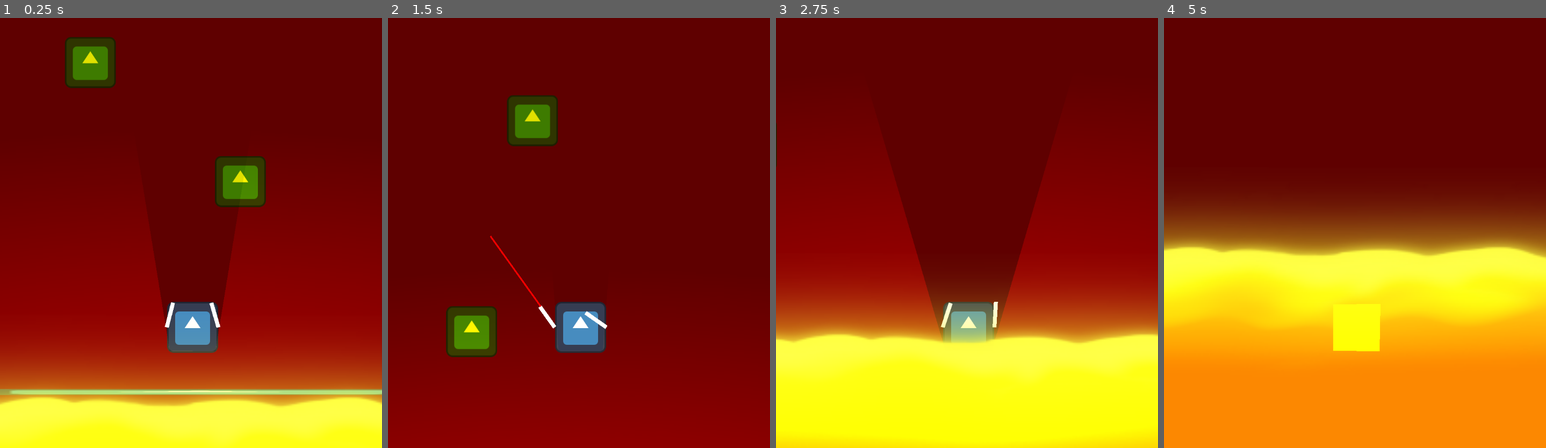
Above: before the commit, frames 1-4 (left to right).
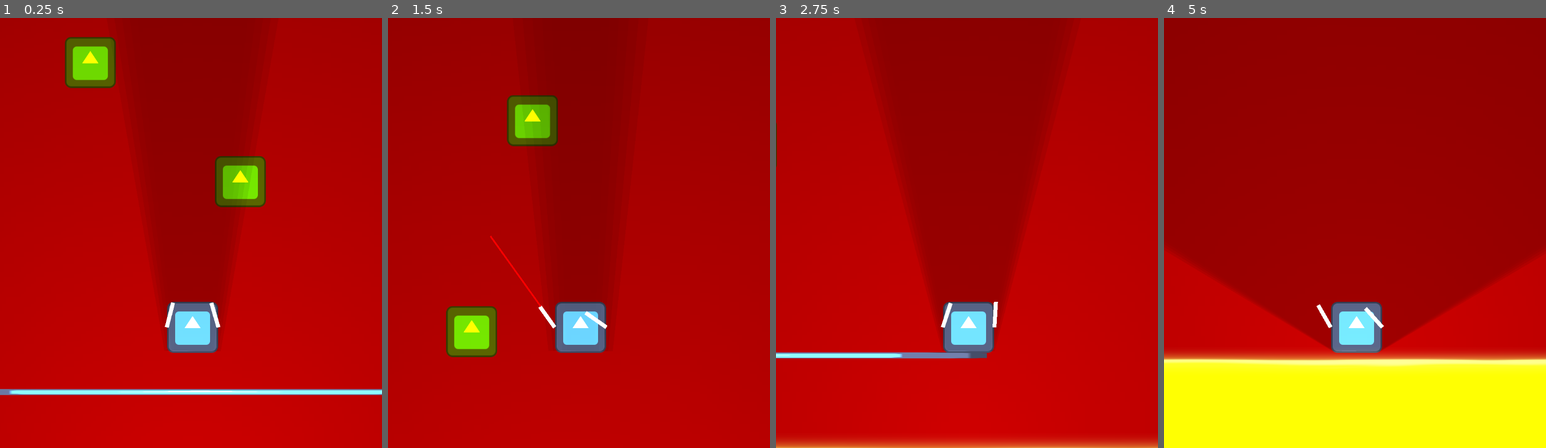
Above: after the commit, the same moments.

Repository: Z3BINI/mini_jam_june
Game: Godot game, scene res://scenes/world/testing_grounds.tscn
Two runs of this game, one before a commit and one after it. Both use one fixed random seed, a clock stepped at 60 frames per second and the inputs below. The project has no main scene, so this scene is started directly. The engine's default icon, where the game draws it, is replaced by a stand-in: a white triangle on a blue panel in a dark square.
Inputs (mouse positions are in pixels of both pictures, inside the frame that each line leads up to):
- Up to frame 1 (0.25 s): no input
- Up to frame 2 (1.5 s): move the mouse to (663, 211) at 0.52 s; hold D (move_right) 0.53-1.28 s; hold Space (boost) 0.53-1.28 s; move the mouse to (502, 254) at 1.27 s; hold A (move_left) from 1.28 s (still down); click (502, 254) at 1.35 s
- Up to frame 3 (2.75 s): move the mouse to (1005, 138) at 2.02 s; release A (move_left) at 2.03 s; hold D (move_right) from 2.03 s (still down); hold Right mouse button (shoot_grapple_right) from 2.03 s (still down)
- Up to frame 4 (5 s): move the mouse to (1335, 319) at 2.77 s; release Right mouse button (shoot_grapple_right) at 2.78 s; tap Space (boost) at 2.85 s; move the mouse to (1469, 297) at 3.52 s; release D (move_right) at 3.53 s; press the mouse at (1469, 297) at 3.53 s; hold A (move_left) from 3.53 s (still down); move the mouse to (1240, 168) at 4.27 s; release the mouse at (1240, 168) at 4.28 s; right-click (1240, 168) at 4.35 s

The runs differ from the first frame. In frame 1, 99% of the frame differs, in the area x 0-100%, y 0-100%; in frame 2, 99%; in frame 3, 100%; in frame 4, 100%.

Commit message:
Lava size pre-configured
Was having problems to include all components within the lava due to the resizing. Lava know has a little over window width and height of a size to compensate for the upper part animation and to prevent bottom from being seen.

Diff:
--- a/scenes/objects/lava.tscn
+++ b/scenes/objects/lava.tscn
@@ -3,27 +3,10 @@
 [ext_resource type="Script" path="res://scripts/objects/lava.gd" id="1_1sl2j"]
 [ext_resource type="Texture2D" uid="uid://bdwl10ducacde" path="res://assets/lava/bottom.png" id="2_875yk"]
 [ext_resource type="Texture2D" uid="uid://caj5gga128p2k" path="res://assets/lava/top.png" id="3_s4hfv"]
-[ext_resource type="Texture2D" uid="uid://dqa31nwsymshv" path="res://assets/ight_texture.webp" id="4_4xd6j"]
+[ext_resource type="Texture2D" uid="uid://dqa31nwsymshv" path="res://assets/ight_texture.webp" id="4_25eh2"]
 
 [sub_resource type="RectangleShape2D" id="RectangleShape2D_a8do4"]
-size = Vector2(1.02344, 1.11719)
-
-[sub_resource type="Animation" id="Animation_li37q"]
-resource_name = "default"
-length = 4.0
-loop_mode = 1
-tracks/0/type = "value"
-tracks/0/imported = false
-tracks/0/enabled = true
-tracks/0/path = NodePath("Sprite2D2:skew")
-tracks/0/interp = 1
-tracks/0/loop_wrap = true
-tracks/0/keys = {
-"times": PackedFloat32Array(0, 1, 2, 3),
-"transitions": PackedFloat32Array(1, 1, 1, 1),
-"update": 0,
-"values": [0.0, 0.261799, 0.0, -0.261799]
-}
+size = Vector2(2584.61, 1290.08)
 
 [sub_resource type="Animation" id="Animation_mnvsl"]
 length = 0.001
@@ -40,6 +23,23 @@
 "values": [0.0]
 }
 
+[sub_resource type="Animation" id="Animation_li37q"]
+resource_name = "default"
+length = 4.0
+loop_mode = 1
+tracks/0/type = "value"
+tracks/0/imported = false
+tracks/0/enabled = true
+tracks/0/path = NodePath("Sprite2D2:skew")
+tracks/0/interp = 1
+tracks/0/loop_wrap = true
+tracks/0/keys = {
+"times": PackedFloat32Array(0, 1, 2, 3),
+"transitions": PackedFloat32Array(1, 1, 1, 1),
+"update": 0,
+"values": [0.0, 0.872665, 0.0, -0.872665]
+}
+
 [sub_resource type="AnimationLibrary" id="AnimationLibrary_8w5hh"]
 _data = {
 "RESET": SubResource("Animation_mnvsl"),
@@ -47,21 +47,22 @@
 }
 
 [node name="Lava" type="Area2D"]
+z_index = 5
 collision_layer = 0
 script = ExtResource("1_1sl2j")
 
 [node name="CollisionShape2D" type="CollisionShape2D" parent="."]
-position = Vector2(-0.0117188, 0.324219)
+position = Vector2(2.6192, 704.457)
 shape = SubResource("RectangleShape2D_a8do4")
 
 [node name="Sprite2D" type="Sprite2D" parent="."]
-position = Vector2(-0.0117188, 0.351562)
-scale = Vector2(0.0039978, 0.00436401)
+position = Vector2(0.0355225, 671.591)
+scale = Vector2(10, 5.14865)
 texture = ExtResource("2_875yk")
 
 [node name="Sprite2D2" type="Sprite2D" parent="."]
-position = Vector2(0.0078125, -0.46875)
-scale = Vector2(0.00631934, 0.004)
+position = Vector2(0.0312494, -48.6487)
+scale = Vector2(10, 1)
 texture = ExtResource("3_s4hfv")
 
 [node name="AnimationPlayer" type="AnimationPlayer" parent="."]
@@ -70,12 +71,19 @@
 }
 autoplay = "default"
 
-[node name="PointLight2D" type="PointLight2D" parent="."]
-position = Vector2(0, -0.0507813)
-scale = Vector2(0.017848, 0.00665034)
-color = Color(1, 0.623529, 0.00392157, 1)
-range_z_max = 4096
+[node name="LavaLights" type="Node2D" parent="."]
+
+[node name="TextureLight" type="PointLight2D" parent="LavaLights"]
+energy = 0.7
+texture = ExtResource("4_25eh2")
+texture_scale = 25.0
+
+[node name="Shadow" type="PointLight2D" parent="LavaLights"]
+energy = 0.5
 shadow_enabled = true
-texture = ExtResource("4_4xd6j")
+shadow_filter = 1
+shadow_filter_smooth = 3.0
+texture = ExtResource("4_25eh2")
+texture_scale = 25.0
 
 [connection signal="body_entered" from="." to="." method="_on_body_entered"]
--- a/scripts/objects/lava.gd
+++ b/scripts/objects/lava.gd
@@ -8,8 +8,6 @@
 
 # Called when the node enters the scene tree for the first time.
 func _ready():
-	scale = get_viewport_rect().size
-
 	player = get_tree().get_first_node_in_group("player")
 
 func _physics_process(delta):
